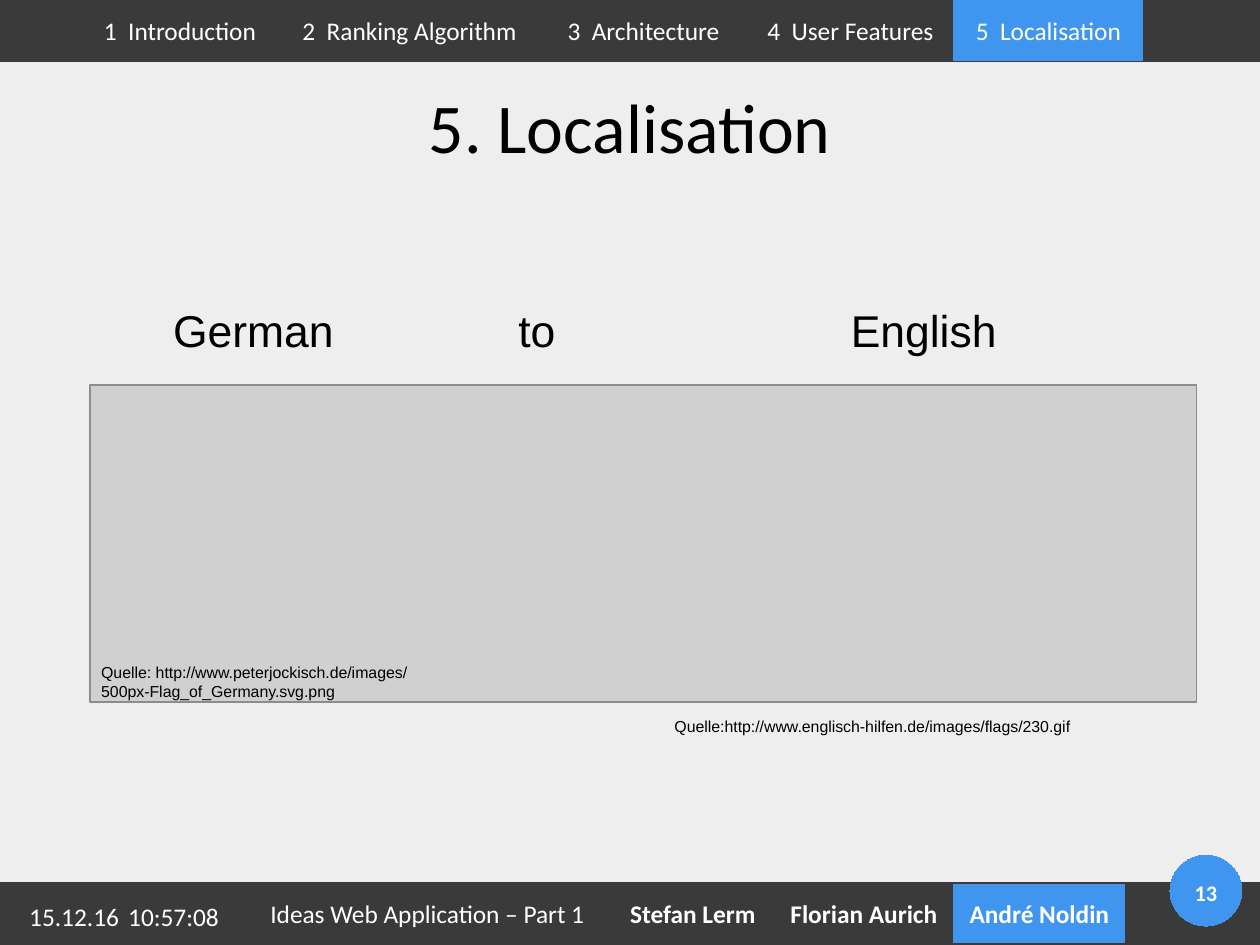
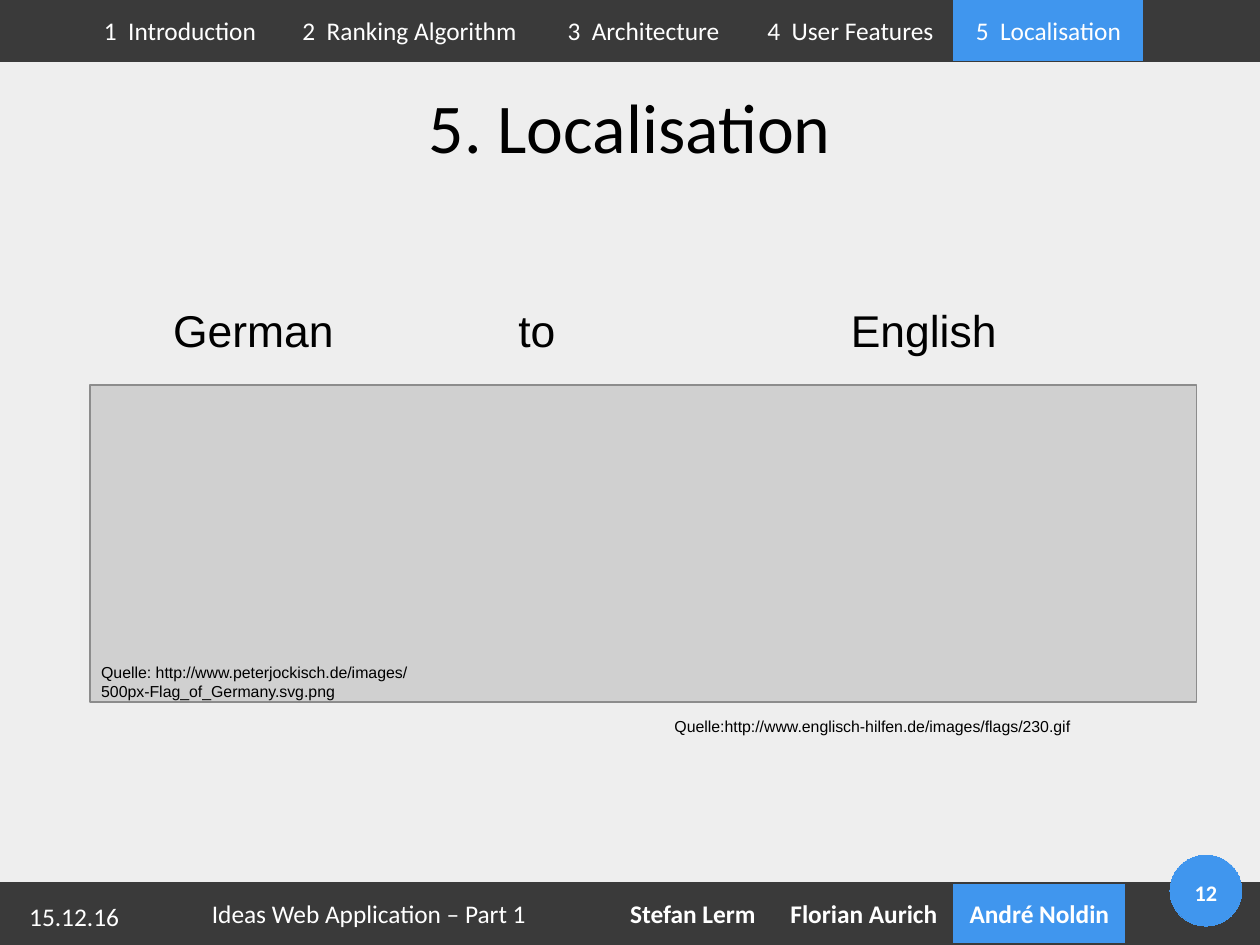
Before and after one commit to Geopras/IdeaWatcher, a slide deck: slide 12 of presentation/part1.odp (slide 13 before the commit). Drawn at 1260x945 pixels with LibreOffice and Linux fonts; fonts in the diff are those of the drawing; grey boxes stand for pictures; background and template pictures are left out. Boxes give left, top, right and bottom in pixels: in the first picture for what was removed or moved away, otherwise in the second. Text is boxed around its words. In the diff, an @@ line names an element or a change of style, - is before the commit and + after.

```diff
--- a/presentation/part1.odp
+++ b/presentation/part1.odp
@@ rectangle "Ideas Web Application – Part ...": place and size @@
-rectangle "Ideas Web Application – Part ..." at (244, 885, 613, 943)
+rectangle "Ideas Web Application – Part ..." at (184, 885, 553, 943)
@@ page number at (1195, 886, 1218, 901): text changed @@
-13
+12
@@ text removed at (128, 908, 218, 926) @@
-10:57:08
```
Also in this commit, not shown: 13 other slides changed, 1 slide added, 2 other files.
